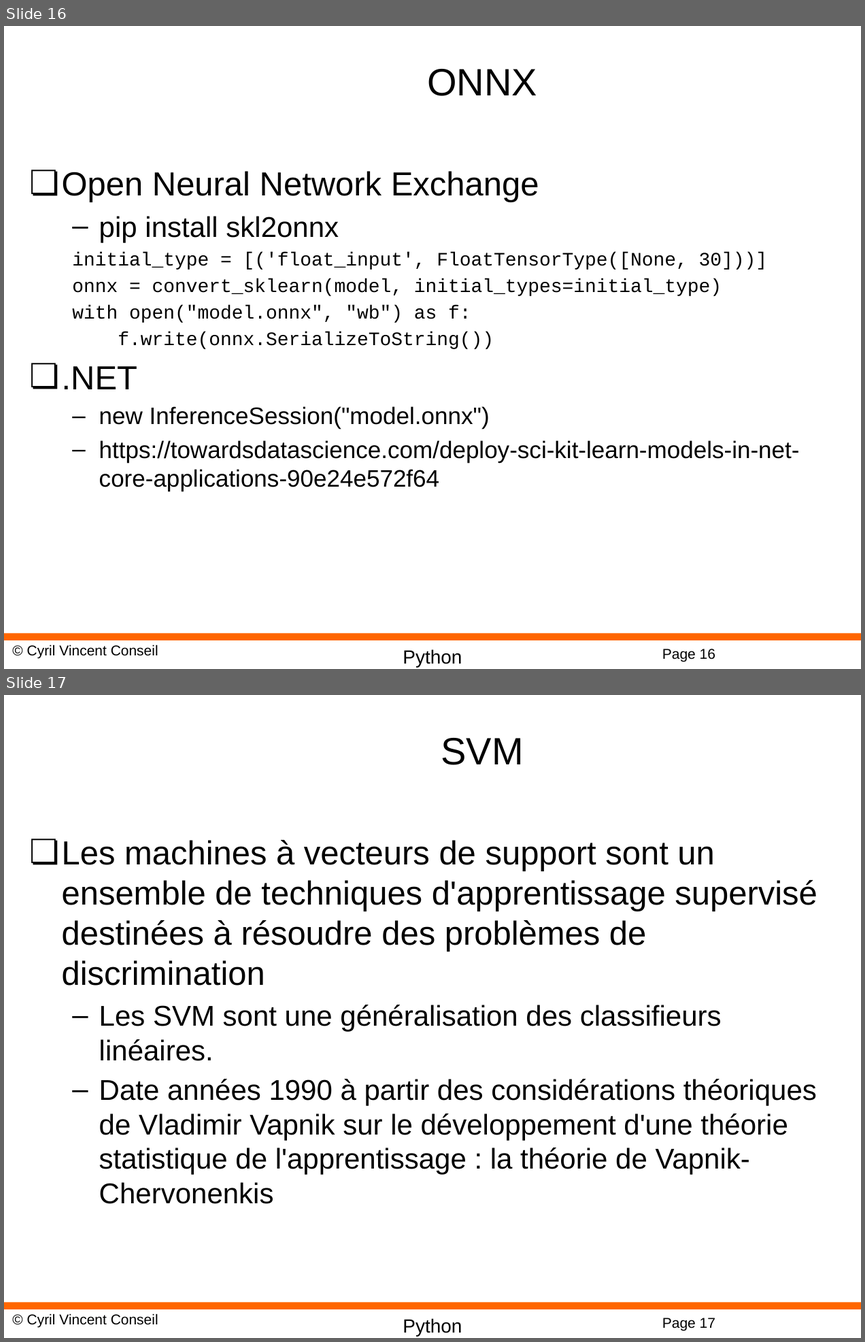
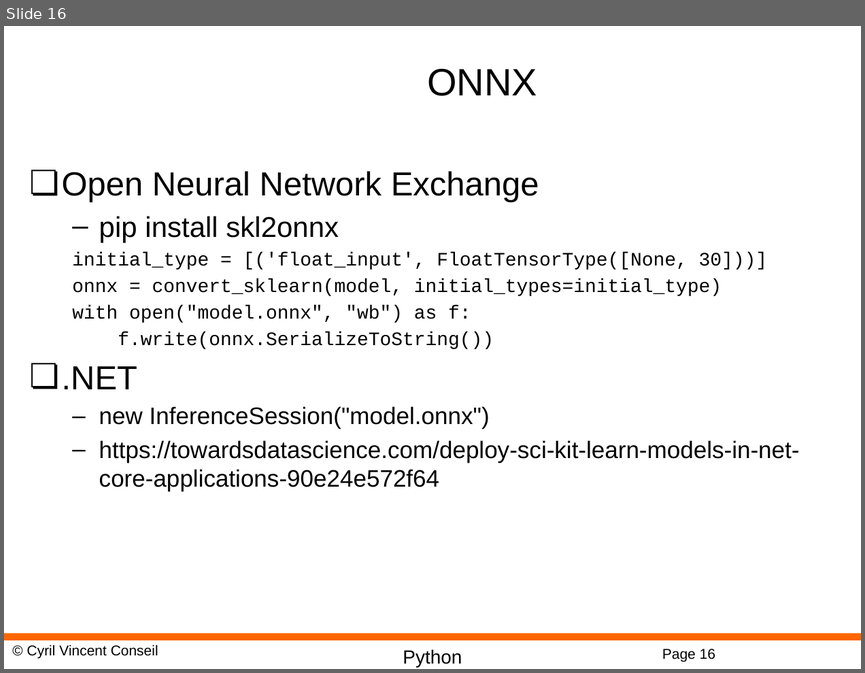
Before and after one commit to cyrilvincent/mlops, a slide deck: ppt/MLOps04-ScikitLearn.pptx. Shown one above the other, each under a label of ours: slides 16 and 17 before the commit, slide 16 after it. The pictures are 865x1342 and 865x673 pixels, drawn with LibreOffice and Linux fonts; fonts in the diff are those of the drawing; background and template pictures are left out. Boxes give left, top, right and bottom in pixels: in the first picture for what was removed or moved away, otherwise in the second. Text is boxed around its words. In the diff, an @@ line names an element or a change of style, - is before the commit and + after.

```diff
--- a/ppt/MLOps04-ScikitLearn.pptx
+++ b/ppt/MLOps04-ScikitLearn.pptx
@@ slide 17 removed at bbox=[4, 695, 861, 1338], background #FFFFFF; not listed: 4 template elements that a slide beside it also shows @@
@@ title removed at bbox=[441, 738, 523, 765] @@
-SVM
@@ text removed at bbox=[62, 840, 817, 1204] @@
-❏ Les machines à vecteurs de support sont un ensemble de techniques d'apprentissage supervisé destinées à résoudre des problèmes de discrimination
-  – Les SVM sont une généralisation des classifieurs linéaires.
-  – Date années 1990 à partir des considérations théoriques de Vladimir Vapnik sur le développement d'une théorie statistique de l'apprentissage : la théorie de Vapnik-Chervonenkis
```
Also in this commit, not shown: 2 other slides removed, 28 other files.
